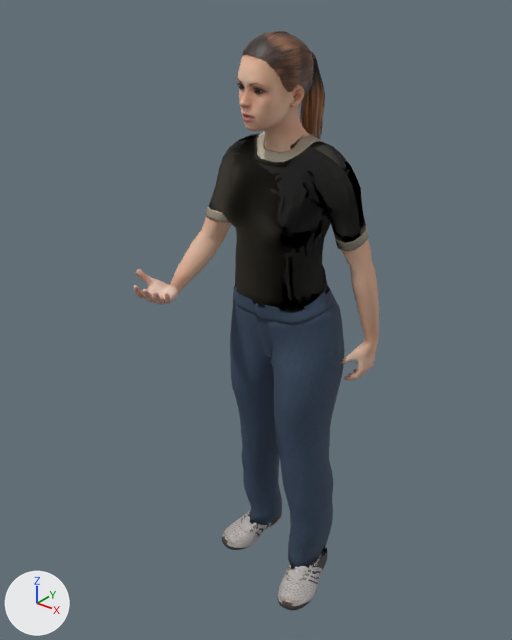
Two versions of the glTF model assets/props/people-maya-stand-talk.glb, one commit apart.
Rendered twice from a 50 mm camera at (1.073, -1.305, 0.776) aimed at (-0.027, 0.07, -0.076). The lights are fixed; the arrows at lower left show +X, +Y and +Z. The first picture is the older version.

In view in the first picture: 'people-maya-stand-talk'.
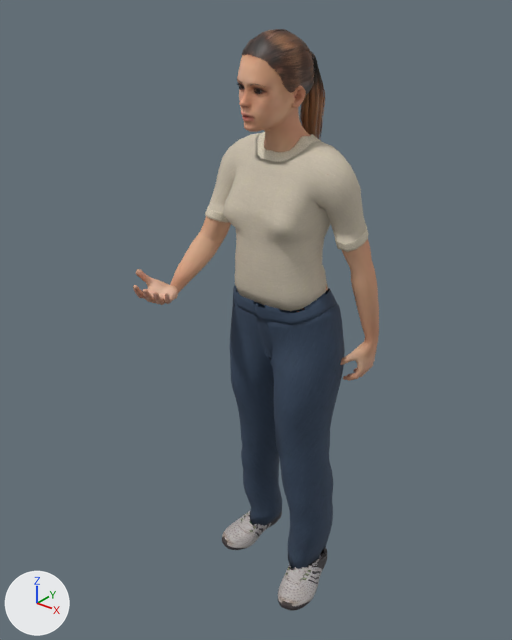
Where the change shows, as pixel boxes (x1, y1, x2, y2) in the pictures (512 x 640 px):
'people-maya-stand-talk', surface changed (black to grey): (133, 31, 379, 573) in both

The change, as a list of edits to the scene's bpy script:
```text
Change mat_human_toigo_basic_tucked_t_shirt:
    remove n3 = _N.new('ShaderNodeNormalMap'); n3.name = 'Normal Map'
    remove n3.uv_map = 'UVMap'
    remove n4 = _N.new('ShaderNodeTexImage'); n4.name = 'Image Texture.001'
    remove n4.image = img_t_shirt_basic_bump
    where n0 = _N.new('ShaderNodeBsdfPrincipled'); n0.name = 'Principled BSDF'
    remove _L.new(n3.outputs[0], n0.inputs[5])  # 'Normal' to 'Normal'
    remove _L.new(n4.outputs[0], n3.inputs[1])  # 'Color' to 'Color'
```
